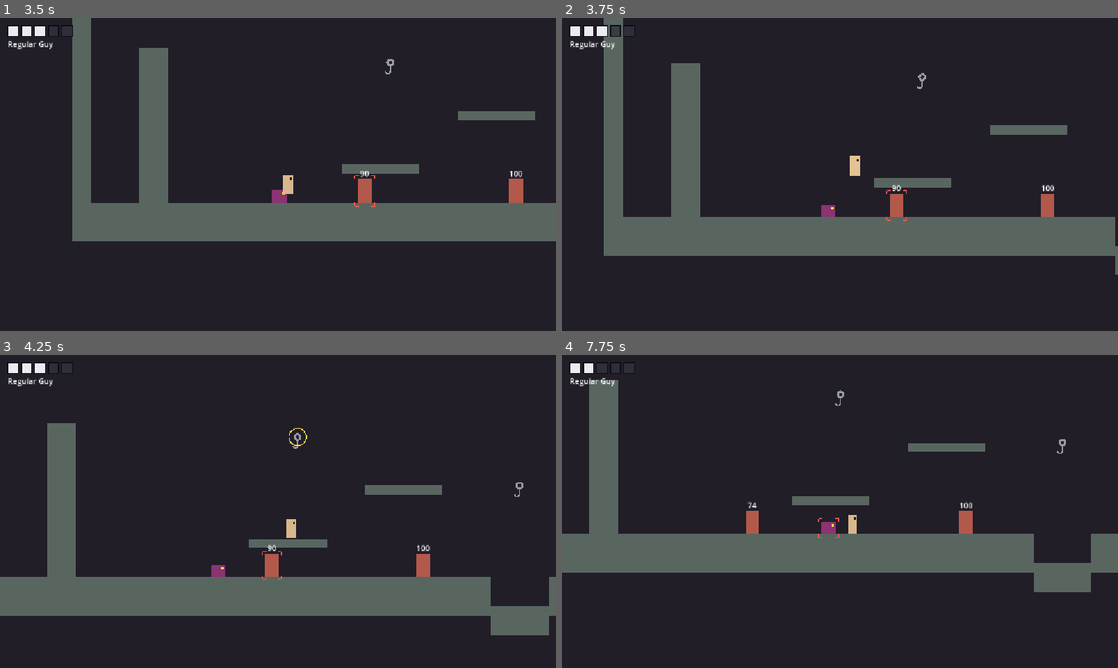
Above: before the commit, frames 1-4 (two rows, left to right).
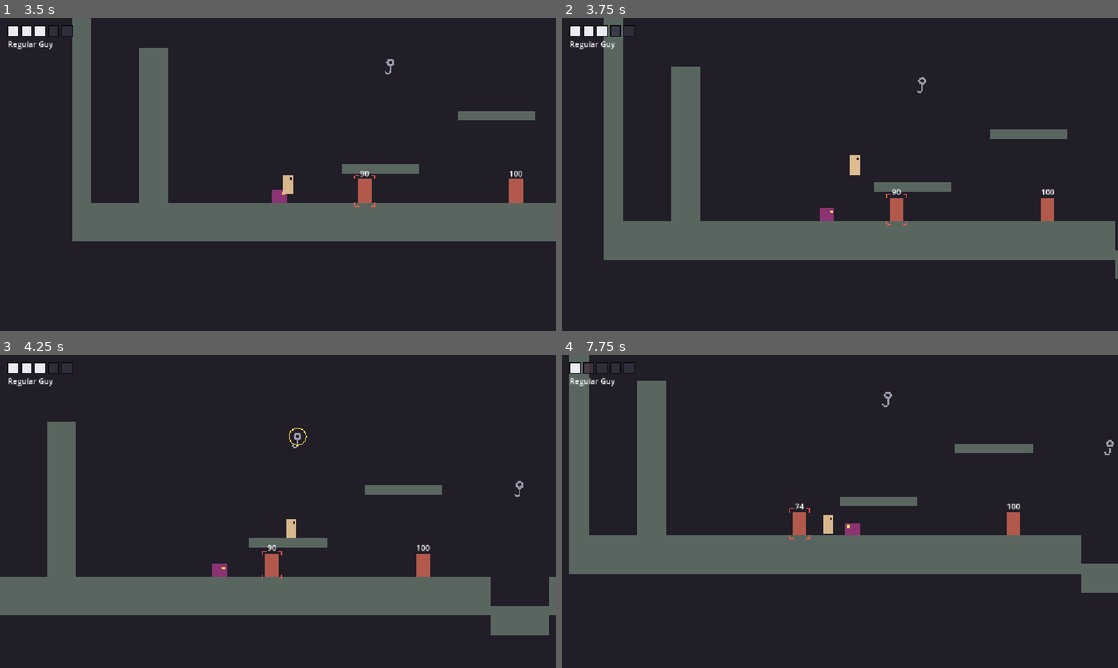
Above: after the commit, the same moments.

Repository: Alexander-Chavez97/MVM
Game: Godot game, scene res://scenes/test_room.tscn
Two runs of this game, one before a commit and one after it. Both use one fixed random seed, a clock stepped at 60 frames per second and the inputs below. The project has no main scene, so this scene is started directly.
Inputs:
- Up to frame 1 (3.5 s): hold K (special) 0.53-1.28 s; hold D (move_right) 0.53-2.03 s; tap J (attack) at 0.6, 2.3, 2.85 s; tap Space (jump) at 0.77, 1.07, 1.52, 1.55, 1.82, 3.02, 3.32 s; tap K (special) at 1.35, 3.05 s; hold A (move_left) 2.03-2.78 s; hold Space (jump) 2.03-2.78 s; hold D (move_right) from 2.78 s (still down)
- Up to frame 2 (3.75 s): keep holding D (move_right); hold Space (jump) from 3.53 s (still down); tap Q (hold_chupacabra) at 3.6 s
- Up to frame 3 (4.25 s): keep holding D (move_right); keep holding Space (jump)
- Up to frame 4 (7.75 s): release D (move_right) at 4.28 s; release Space (jump) at 4.28 s; hold A (move_left) 4.28-5.03 s; tap E (hold_wendigo) at 4.35 s; tap Space (jump) at 4.52, 4.82, 6.02, 6.05, 6.32, 6.77, 7.07, 7.52 s; tap J (attack) at 4.55, 6.8 s; hold D (move_right) 5.03-5.78 s; hold L (shoot) 5.03-5.78 s; tap K (special) at 5.3, 5.85, 7.55 s; hold A (move_left) 5.78-7.28 s; tap O (target_next) at 6.6 s; hold D (move_right) from 7.28 s (still down); tap I (target_prev) at 7.35 s

Frame 1 is identical in both runs. In frame 2, 3.4% of the frame differs, in the area x 7-100%, y 14-84%; in frame 3, 0.4%; in frame 4, 12%, in the area x 0-100%, y 0-76%.

Commit message:
Enemy step jump cancels (all forms), Chupacabra dash cancels any attack

Diff:
--- a/scripts/enemy.gd
+++ b/scripts/enemy.gd
@@ -57,10 +57,14 @@
 
 
 func get_height() -> float:
+	return get_size().y
+
+
+func get_size() -> Vector2:
 	var col := get_node_or_null("CollisionShape2D") as CollisionShape2D
 	if col != null and col.shape is RectangleShape2D:
-		return (col.shape as RectangleShape2D).size.y
-	return 32.0
+		return (col.shape as RectangleShape2D).size
+	return Vector2(32, 32)
 
 
 ## Freeze in mid-air for a moment (only while launched).
--- a/scripts/player.gd
+++ b/scripts/player.gd
@@ -35,6 +35,10 @@
 @export var attack_buffer_time := 0.15       ## s an attack press is remembered (lets combos be mashed)
 @export var switch_bonus_time := 1.0         ## s after switching forms where hits do bonus damage
 @export var switch_bonus_multiplier := 1.5
+
+@export_group("Enemy step")
+@export var step_reach := 14.0               ## px of slack around bodies that still counts as touching
+@export var steps_per_enemy := 2             ## jumps off the same enemy before you have to land
 
 @export_group("Lock-on")
 @export var auto_target_range := 380.0       ## px; picks the nearest enemy (in front preferred) within this
@@ -88,6 +92,7 @@
 var _charge := 0.0                 # s Shoot has been held (keeps building through other actions)
 var _charge_orb: Polygon2D
 var _lift_timer := 0.0
+var _steps := {}                   # enemy instance id -> times jumped off it this airtime
 var _switch_bonus_timer := 0.0
 var _shake := 0.0
 var respawn_position := Vector2.ZERO   # set_checkpoint() changes this
@@ -141,6 +146,7 @@
 func _physics_process(delta: float) -> void:
 	_update_timers(delta)
 	_handle_form_input()
+	_try_enemy_step()
 	match state:
 		State.CLIMB:
 			_climb_move()
@@ -351,6 +357,7 @@
 	if is_on_floor():
 		_coyote_timer = coyote_time
 		_air_hang_charges = 1
+		_steps.clear()
 		_refill_dashes(false)   # runs every frame on the ground: don't wipe the cooldown
 	else:
 		_coyote_timer = maxf(_coyote_timer - delta, 0.0)
@@ -471,13 +478,9 @@
 ## Special: quick burst in the held direction (or facing). No gravity during it.
 ## Returns true if a dash started this frame.
 func _try_start_dash() -> bool:
-	if not form.can_dash or _dash_cooldown_timer > 0.0:
-		return false
-	if not Input.is_action_just_pressed("special"):
+	if not _can_dash() or not Input.is_action_just_pressed("special"):
 		return false
 	if not is_on_floor():
-		if _air_dashes_left <= 0:
-			return false
 		_air_dashes_left -= 1
 	var dir := signf(Input.get_axis("move_left", "move_right"))
 	_dash_dir = dir if dir != 0.0 else facing
@@ -489,6 +492,11 @@
 	velocity = Vector2(_dash_dir * form.dash_speed, 0.0)
 	_set_state(State.DASH)
 	return true
+
+
+## Dash is ready: right form, off cooldown, and (in the air) an air dash left.
+func _can_dash() -> bool:
+	return form.can_dash and _dash_cooldown_timer <= 0.0 and (is_on_floor() or _air_dashes_left > 0)
 
 
 func _dash_move(delta: float) -> void:
@@ -732,6 +740,12 @@
 
 
 func _attack_move(delta: float) -> void:
+	# Dash cancel (Chupacabra): Special cancels ANY part of an attack - windup, hit or recovery.
+	# Checked first, and only cancels if the dash can actually happen (no dropped attack for nothing).
+	if Input.is_action_just_pressed("special") and _can_dash():
+		_end_attack()
+		_try_start_dash()
+		return
 	_attack_timer -= delta
 	match _attack_phase:
 		AttackPhase.STARTUP:
@@ -758,10 +772,6 @@
 				if _jump_buffer_timer > 0.0 and _coyote_timer > 0.0:
 					_end_attack()
 					_handle_jump(delta)
-				elif form.can_dash and Input.is_action_just_pressed("special"):
-					_end_attack()
-					if _try_start_dash():
-						return
 				elif _can_tether() and Input.is_action_just_pressed("tether"):
 					_end_attack()
 					_try_start_tether()
@@ -1131,3 +1141,54 @@
 		_set_state(State.FALL)
 		return
 	velocity = to.normalized() * form.tether_speed
+
+
+# ---------------------------------------------------------------- enemy step (DMC jump cancel)
+# In the air, press Jump while touching (or right next to) an enemy: you jump off it.
+# Cancels any attack or dash, and refreshes your air combo, so you can loop
+# stomp -> jump off -> stomp, or air string -> jump off -> air string.
+# Limited to steps_per_enemy jumps off the same enemy before you land, so it can't climb forever.
+
+func _try_enemy_step() -> bool:
+	if _jump_buffer_timer <= 0.0 or _coyote_timer > 0.0 or is_on_floor():
+		return false   # on the ground (or coyote time) a normal jump happens instead
+	if state not in [State.JUMP, State.FALL, State.ATTACK, State.DASH]:
+		return false
+	var e := _find_step_enemy()
+	if e == null:
+		return false
+	var id := e.get_instance_id()
+	_steps[id] = _steps.get(id, 0) + 1
+
+	if state == State.ATTACK:
+		_end_attack()
+	elif state == State.DASH:
+		_end_dash()
+	_jump_buffer_timer = 0.0
+	_launched = false
+	_is_jumping = true          # a normal held jump from here: hold Jump to go higher
+	_jump_hold_timer = 0.0
+	velocity.y = -form.jump_speed
+	_air_hang_charges = 1
+	_pop()
+	return true
+
+
+## Closest living enemy whose body is touching yours (with step_reach of slack)
+## that you haven't already used up.
+func _find_step_enemy() -> Enemy:
+	var my_half := form.collision_size / 2.0
+	var best: Enemy = null
+	var best_d := INF
+	for node in get_tree().get_nodes_in_group("enemies"):
+		var e := node as Enemy
+		if e == null or e.is_dead():
+			continue
+		if _steps.get(e.get_instance_id(), 0) >= steps_per_enemy:
+			continue
+		var d := e.get_center() - _center()
+		var reach := my_half + e.get_size() / 2.0 + Vector2(step_reach, step_reach)
+		if absf(d.x) <= reach.x and absf(d.y) <= reach.y and d.length() < best_d:
+			best = e
+			best_d = d.length()
+	return best
